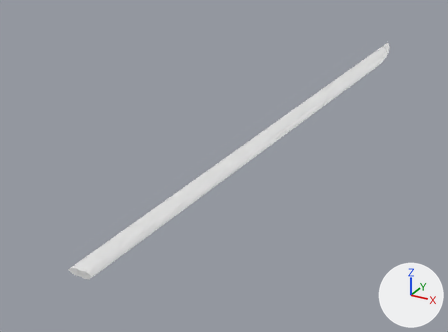
The glTF model godot/assets/waffen/modelle/degenklinge/t1_3.glb: old version first, new version second.
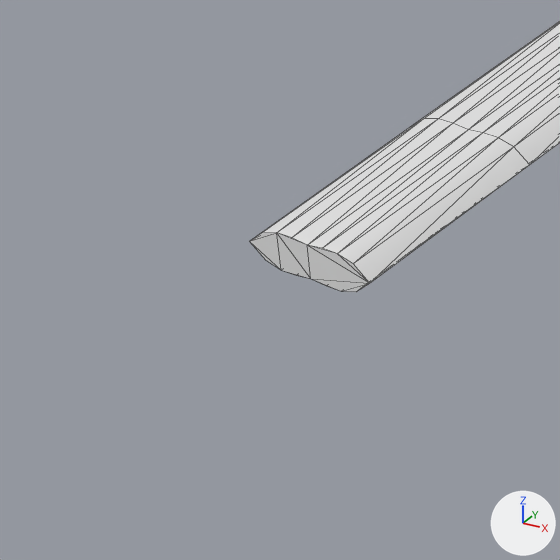
Old and new are each drawn whole from a 50 mm camera at (0.279, -0.176, 0.256) aimed at (-0.071, 0.46, -0.062) and again close up on the part from 4% to 29% of the width and 67% to 100% of the height. Arrows for +X, +Y and +Z are at lower right; the lights stay in place. The last two pictures show the newer version. The close-ups show mesh edges as thin lines. Vertices at exactly the same position are counted once.

In view in the first close-up: 'degenklinge_t1_3'.
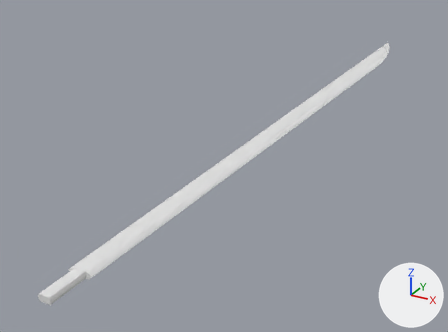
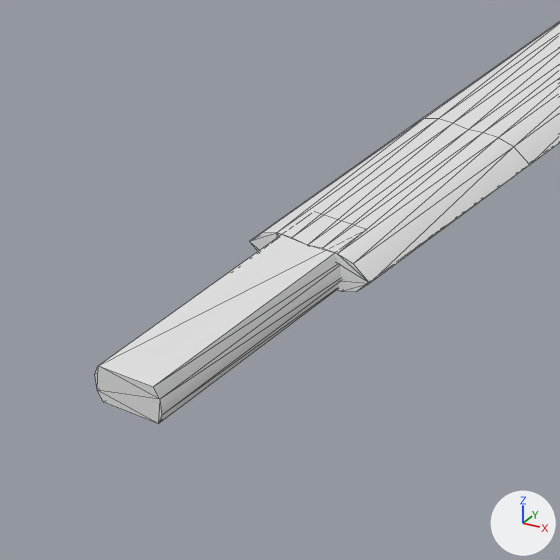
Location of each change, (x1, y1, x2, y2) in pixels of the close-ups (560 x 560 px):
'degenklinge_t1_3', reshaped
    before: (250, 21, 560, 292)
    after: (95, 21, 560, 423)
part 1 of me_degenklinge_t1_3, added
    after: (95, 218, 346, 423)

The change, as a diff of the scene's bpy script:
```diff
--- a/godot/assets/waffen/modelle/degenklinge/t1_3.glb.py
+++ b/godot/assets/waffen/modelle/degenklinge/t1_3.glb.py
@@ me_degenklinge_t1_3 @@
 # used by ob_degenklinge_t1_3; location = (0.0, 0.0, 0.0)
-me_degenklinge_t1_3.from_pydata(...)  # 385 vertices, 766 faces; spans x -0.011..0.022, y 0.112..0.99, z -0.003..0.003
+me_degenklinge_t1_3.from_pydata(...)  # 401 vertices, 794 faces; spans x -0.011..0.022, y 0.075..0.99, z -0.003..0.003
+# me_degenklinge_t1_3 part 1: a new loose piece of 16 vertices spanning x -0.006..0.006, y 0.075..0.119, z -0.003..0.003, in mat_klinge (white #e7e7e7)
 me_degenklinge_t1_3.materials.append(mat_klinge)
```
